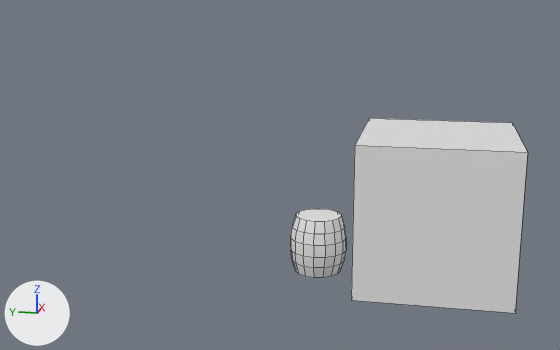
Before and after pictures for a commit that changed the Blender file UVMapping.blend.
Both versions are drawn from a camera (50 mm lens) standing at (-10.18, 0.08, 3.88) and looking at (0.01, 2.12, 1.34). Arrows for +X, +Y and +Z are at lower left; the lights stay in place. The older version comes first. Mesh edges are drawn as thin lines.

Before the edit, the objects in view are built like this:
```python
me_cube = bpy.data.meshes.new('Cube')
me_cube.from_pydata(...)  # a box spanning x -1.0..1.0, y -1.0..1.0, z -1.0..1.0
me_cube.materials.append(mat_material)  # its picture is missing
me_cylinder = bpy.data.meshes.new('Cylinder')
me_cylinder.from_pydata(...)  # 96 vertices, 82 faces; spans x -0.39..0.39, y -0.39..0.39, z -0.398..0.398
me_cylinder.materials.append(mat_material_001)  # its picture is missing
ob_cube = bpy.data.objects.new('Cube', me_cube)
ob_cube.location = (0.0, 0.0, 1.0)
ob_cylinder = bpy.data.objects.new('Cylinder', me_cylinder)
ob_cylinder.location = (0.0, 1.577, 0.398)
```
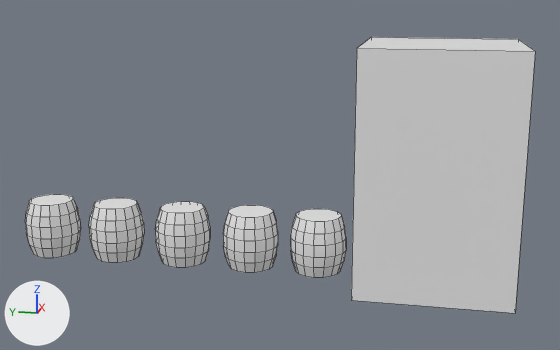
Where the change shows, as pixel boxes (x1, y1, x2, y2) in the pictures (560 x 350 px):
'Cube', rescaled (41% taller)
    before: (351, 118, 528, 313)
    after: (351, 37, 535, 313)
'Cylinder.001', added
    after: (223, 205, 278, 273)
'Cylinder.002', added
    after: (156, 201, 210, 268)
'Cylinder.003', added
    after: (89, 198, 144, 263)
'Cylinder.004', added
    after: (25, 194, 81, 258)

The edits, one by one:
Material 'Barrel 5' (mat_barrel_5) is new.
Its base color is (0.8, 0.8, 0.8) (white #e7e7e7).
Material 'Barrel 4' (mat_barrel_4) is new.
Its base color is (0.8, 0.8, 0.8) (white #e7e7e7).
Material 'Barrel 3' (mat_barrel_3) is new.
Its base color is (0.8, 0.8, 0.8) (white #e7e7e7).
Material 'Barrel 2' (mat_barrel_2) is new.
Its base color is (0.8, 0.8, 0.8) (white #e7e7e7).
me_cube is used by ob_cube; location (0.0, 0.0, 1.0).
me_cube had 8 vertices, 6 faces and spanned x -1.0..1.0, y -1.0..1.0, z -1.0..1.0.
me_cube now has 8 vertices, 6 faces and spans x -1.0..1.0, y -1.0..1.0, z -1.0..2.16.
me_cube part 1: the whole mesh is scaled about its middle by (1, 1, 1.58), then moved by (0.0, 0.0, 0.58).
Mesh me_cylinder_004 is new.
It has 96 vertices, 82 faces and spans x -0.39..0.39, y -0.39..0.39, z -0.398..0.398.
It uses material mat_barrel_5 (its picture is missing).
Mesh me_cylinder_003 is new.
It has 96 vertices, 82 faces and spans x -0.39..0.39, y -0.39..0.39, z -0.398..0.398.
It uses material mat_barrel_4 (its picture is missing).
Mesh me_cylinder_002 is new.
It has 96 vertices, 82 faces and spans x -0.39..0.39, y -0.39..0.39, z -0.398..0.398.
It uses material mat_barrel_3 (its picture is missing).
Mesh me_cylinder_001 is new.
It has 96 vertices, 82 faces and spans x -0.39..0.39, y -0.39..0.39, z -0.398..0.398.
It uses material mat_barrel_2 (its picture is missing).
Object 'Cylinder.004' (ob_cylinder_004) is new; it shows me_cylinder_004.
Its location is (0.0, 5.558, 0.398).
Object 'Cylinder.003' (ob_cylinder_003) is new; it shows me_cylinder_003.
Its location is (0.0, 4.554, 0.398).
Object 'Cylinder.002' (ob_cylinder_002) is new; it shows me_cylinder_002.
Its location is (0.0, 3.538, 0.398).
Object 'Cylinder.001' (ob_cylinder_001) is new; it shows me_cylinder_001.
Its location is (0.0, 2.539, 0.398).
